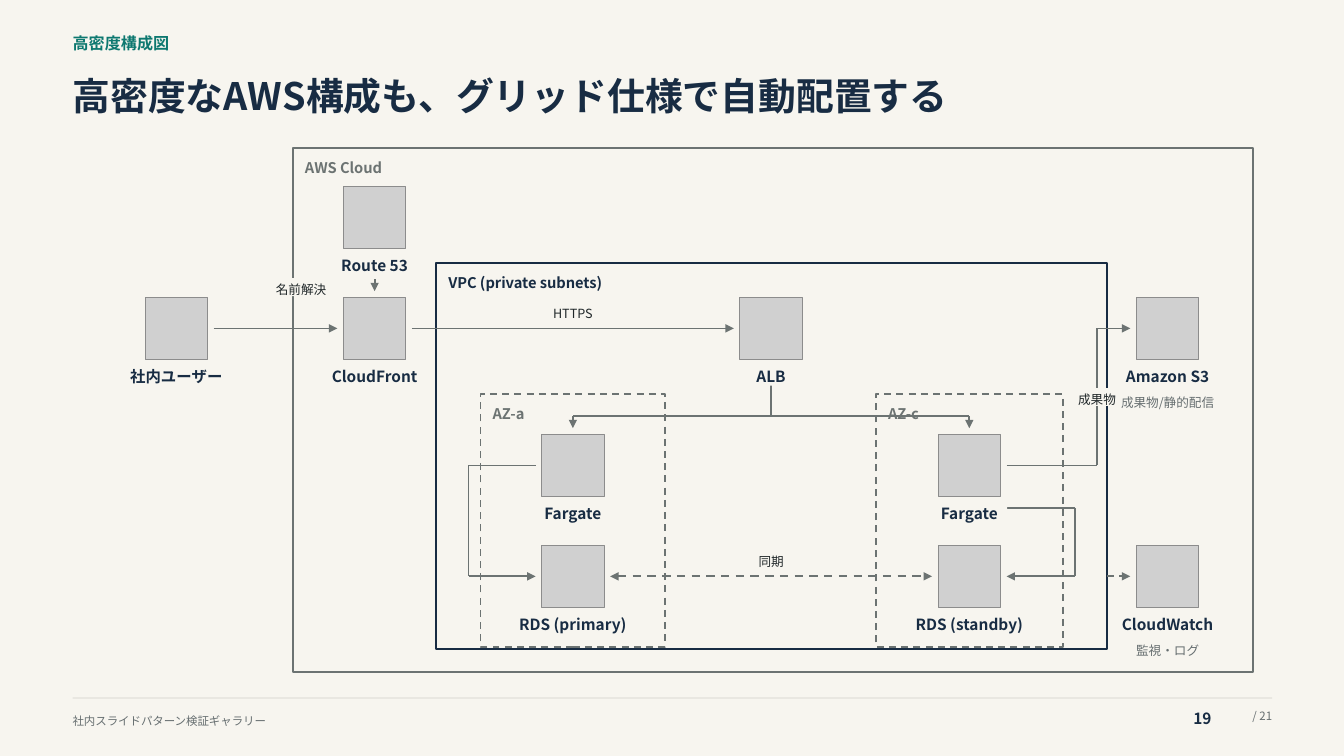
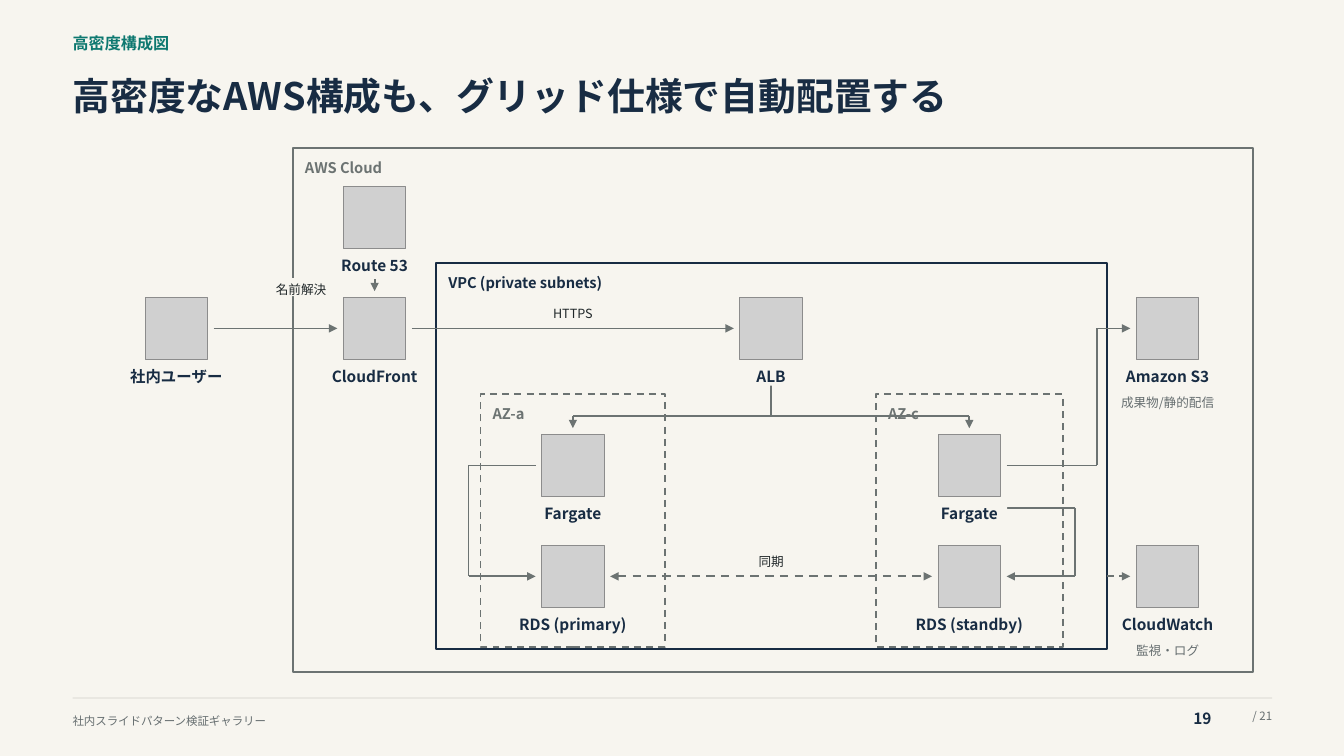
Before and after one commit to thinas1115/pptxdsl, a slide deck: slide 19 of examples/gallery/pattern_gallery.pptx. Drawn at 1344x756 pixels with LibreOffice and Linux fonts; fonts in the diff are those of the drawing; grey boxes stand for pictures. Boxes give left, top, right and bottom in pixels: in the first picture for what was removed or moved away, otherwise in the second. Text is boxed around its words. In the diff, an @@ line names an element or a change of style, - is before the commit and + after.

```diff
--- a/examples/gallery/pattern_gallery.pptx
+++ b/examples/gallery/pattern_gallery.pptx
@@ text removed at (1078, 393, 1116, 408) @@
-成果物
```
Also in this commit, not shown: 1 other file.
